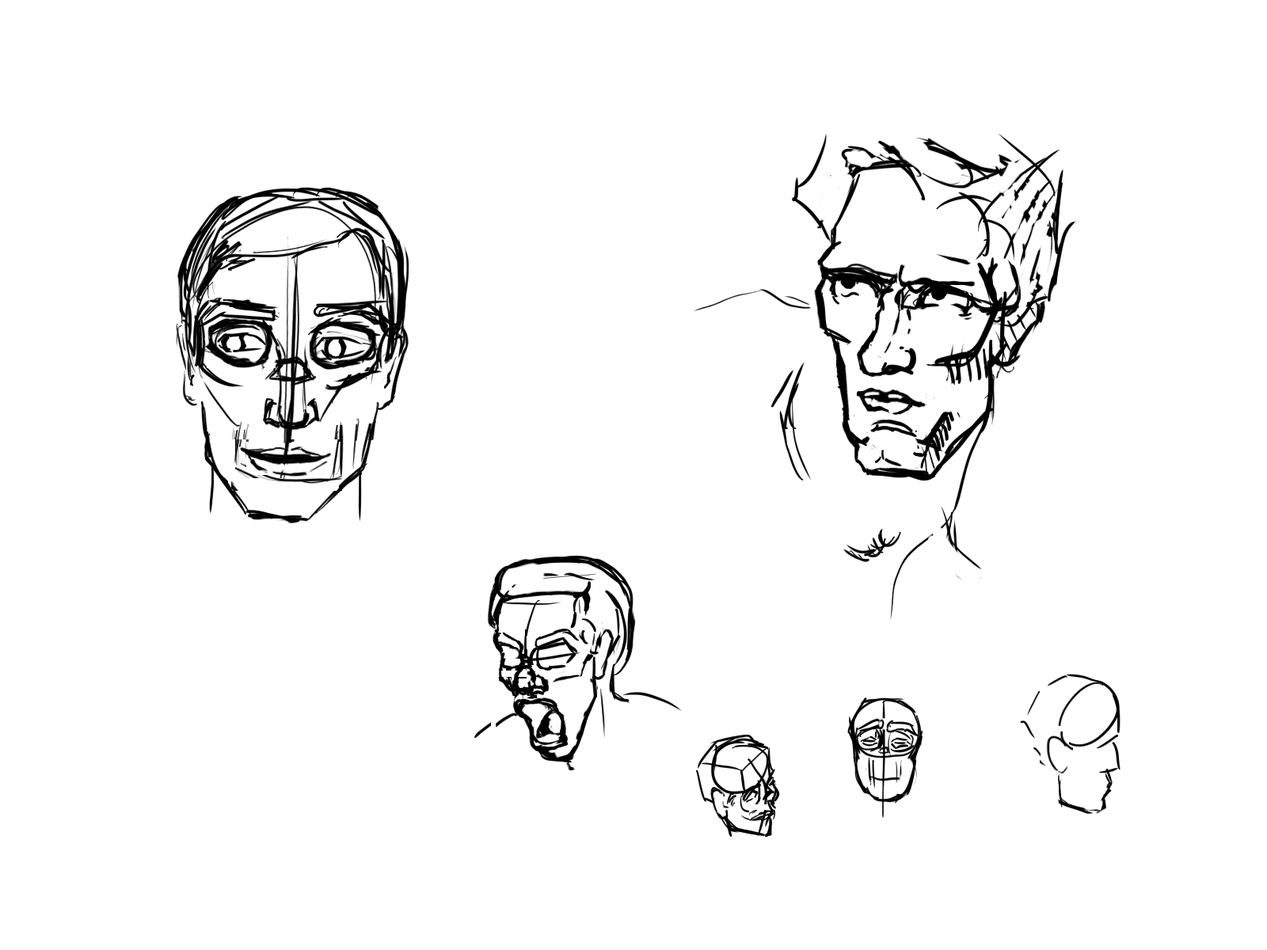
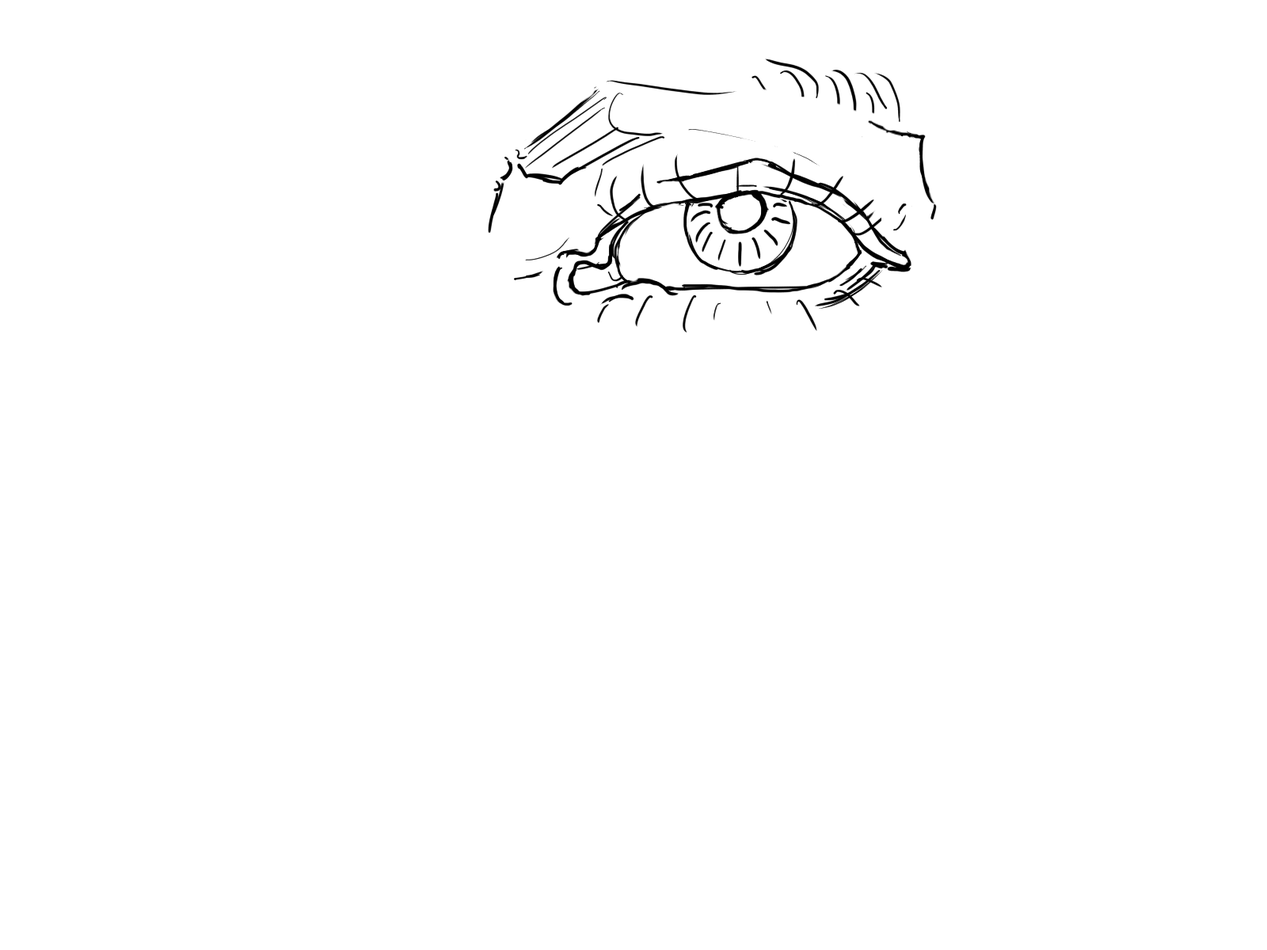
Layers edited between the first and the second 1267x950 image:
added layer "Eyes" above "Heads" over [487, 58, 963, 355]
hid "Heads", painted on it over [175, 101, 1121, 838]
painted on "Background" over [175, 58, 1121, 838]
